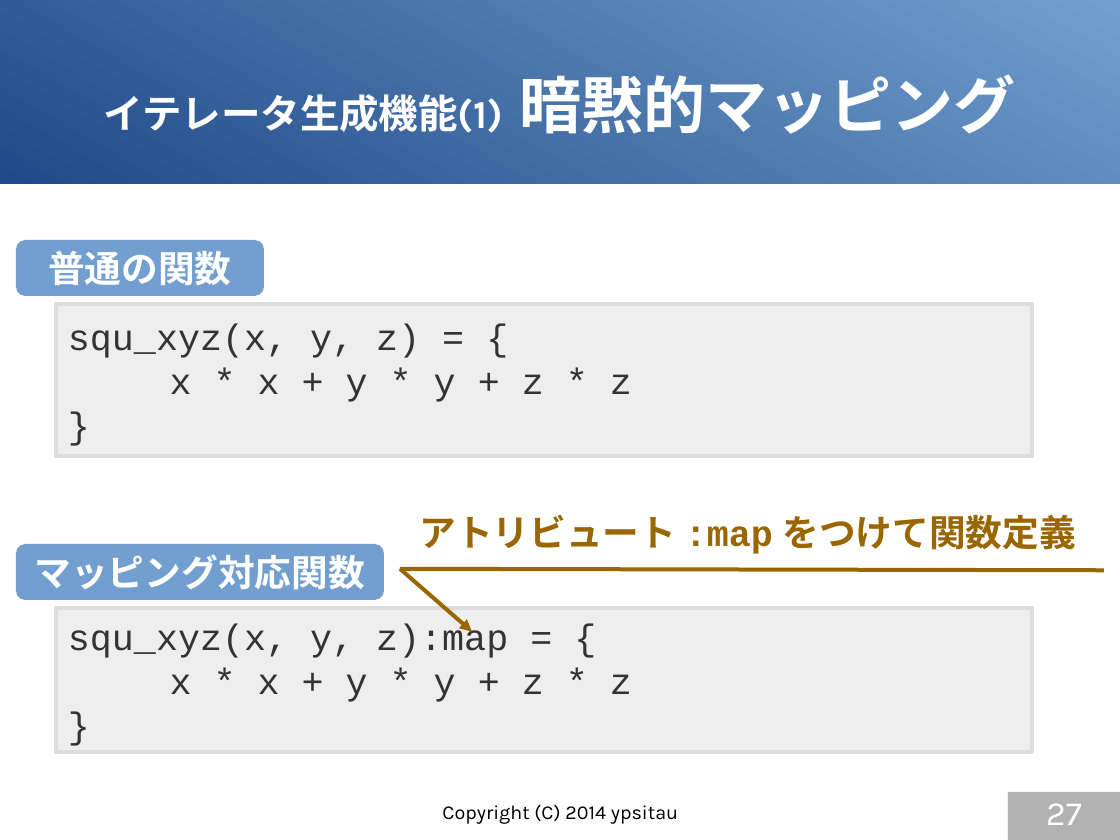
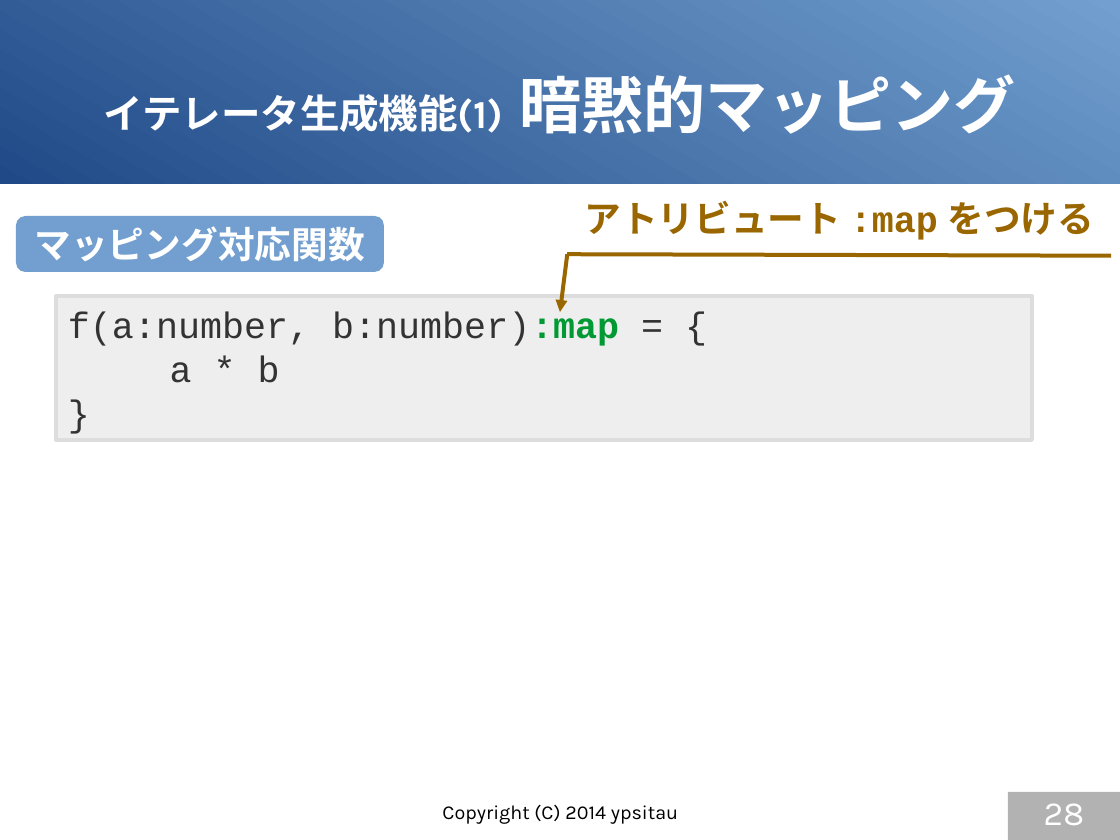
Before and after one commit to gura-lang/gura-doc, a slide deck: slide 28 of presentation/gura-introduction.odp (slide 27 before the commit). Drawn at 1120x840 pixels with LibreOffice and Linux fonts; fonts in the diff are those of the drawing. Boxes give left, top, right and bottom in pixels: in the first picture for what was removed or moved away, otherwise in the second. Text is boxed around its words. In the diff, an @@ line names an element or a change of style, - is before the commit and + after.

Commit message:
updated presentation

```diff
--- a/presentation/gura-introduction.odp
+++ b/presentation/gura-introduction.odp
@@ text at <box>584,201,1094,240</box>: text changed @@
-アトリビュート :map をつけて関数定義
+アトリビュート :map をつける
@@ rounded rectangle "マッピング対応関数": place and size @@
-rounded rectangle "マッピング対応関数" at <box>16,544,384,600</box>
+rounded rectangle "マッピング対応関数" at <box>16,216,384,272</box>
@@ rounded rectangle removed at <box>16,240,264,296</box> @@
-普通の関数
@@ arrow added from (567, 254) to (560, 312), #996600 2.83 pt @@
@@ line added from (567, 254) to (1112, 256), #996600 2.83 pt @@
@@ rectangle added at <box>56,296,1033,440</box>, fill #EEEEEE, outline #DDDDDD 2.83 pt, 26 pt, text #333333 @@
+f(a:number, b:number):map = {
+a * b
+}
@@ rectangle removed at <box>56,304,1033,456</box> @@
-squ_xyz(x, y, z) = {
-x * x + y * y + z * z
-}
@@ line removed from (400, 569) to (1105, 570) @@
@@ arrow removed from (400, 569) to (473, 632) @@
@@ rectangle removed at <box>56,608,1033,752</box> @@
-squ_xyz(x, y, z):map = {
-x * x + y * y + z * z
-}
@@ page number at <box>1044,803,1084,825</box>: text changed @@
-27
+28
```
Also in this commit, not shown: 6 other slides changed, 3 slides added.
